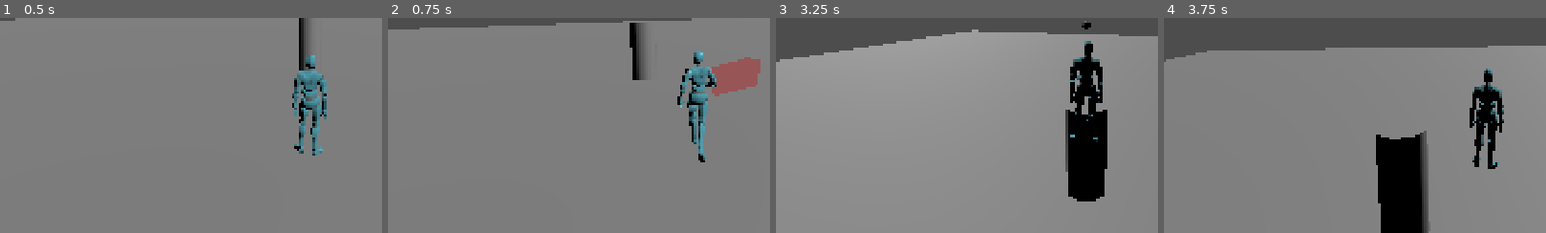
Above: before the commit, frames 1-4 (left to right).
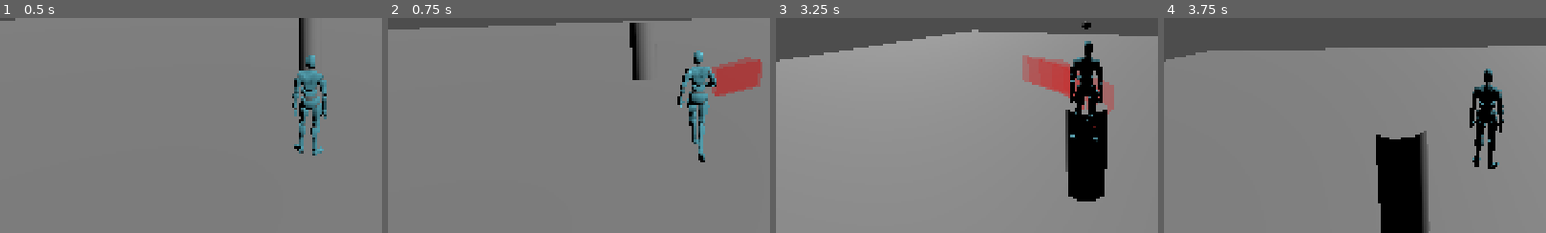
Above: after the commit, the same moments.

Repository: shroomiemies/GodscarCombatLab
Game: Godot game, scene res://scenes/tests/TestArena_Main.tscn
Two runs of this game, one before a commit and one after it. Both use one fixed random seed, a clock stepped at 60 frames per second and the inputs below.
Inputs (mouse positions are % of the whole screen's width and height, from its top left):
- Up to frame 1 (0.5 s): no input
- Up to frame 2 (0.75 s): tap Enter at 0.5 s; move the mouse to (55, 50) at 0.52 s; press the mouse at (55, 50) at 0.53 s; hold W (move_forward) from 0.53 s (still down)
- Up to frame 3 (3.25 s): keep holding W (move_forward); tap Space (jump) at 0.77, 1.52, 3.02 s; move the mouse to (45, 50) at 1.27 s; release the mouse at (45, 50) at 1.28 s; tap Tab (lock_on) at 1.35 s; move the mouse to (52, 48) at 2.02 s; hold Shift (sprint) 2.03-2.78 s; move the mouse to (49, 52) at 2.77 s; click (49, 52) at 2.85 s
- Up to frame 4 (3.75 s): keep holding W (move_forward); move the mouse to (57, 51) at 3.52 s; hold Tab (lock_on) from 3.53 s (still down)
The pictures show only the part of the screen within x 9-59%, y 38-88%; the shares and areas given below are measured in that part.

Frame 1 is identical in both runs. In frame 2, 1.5% of the frame differs, in the area x 85-98%, y 19-37%; in frame 3, 2.3%, in the area x 64-89%, y 17-52%; in frame 4, nothing differs.

Commit message:
minor bugfixes in hitbox emitter

Diff:
--- a/scripts/hit_detection/HitboxEmitter.gd
+++ b/scripts/hit_detection/HitboxEmitter.gd
@@ -221,7 +221,12 @@
 	hit_result.source = source_actor
 	hit_result.hit_position = hurtbox.global_position
 
-	print("Hit: ", hit_actor.name, " with ", current_attack_data.attack_id if current_attack_data != null else "unknown_attack")
+	var attack_id: StringName = &"unknown_attack"
+
+	if current_attack_data != null:
+		attack_id = current_attack_data.attack_id
+
+	print("Hit: ", hit_actor.name, " with ", attack_id)
 
 	hurtbox_hit.emit(hit_result)
 
@@ -310,7 +315,7 @@
 	mesh_instance.name = "DebugSweptTrace"
 
 	var array_mesh := ArrayMesh.new()
-	var arrays := []
+	var arrays: Array = []
 	arrays.resize(Mesh.ARRAY_MAX)
 
 	var vertices := PackedVector3Array()
@@ -329,7 +334,6 @@
 	# 6 current outer lower
 	# 7 current outer upper
 
-	# Six quad faces, two triangles each.
 	_add_quad_indices(indices, 0, 2, 3, 1) # previous sample face
 	_add_quad_indices(indices, 4, 5, 7, 6) # current sample face
 	_add_quad_indices(indices, 0, 1, 5, 4) # inner side
@@ -346,19 +350,29 @@
 	if debug_material != null:
 		mesh_instance.material_override = debug_material
 
-	# Important:
-	# Points are already world-space, so add this under the scene root
-	# rather than under the moving HitboxEmitter.
+	# Points are already world-space.
 	get_tree().current_scene.add_child(mesh_instance)
 
-	active_debug_meshes.append(mesh_instance)
-
-	if linger_time > 0.0:
-		var timer := get_tree().create_timer(linger_time)
-		timer.timeout.connect(func() -> void:
-			if is_instance_valid(mesh_instance):
-				mesh_instance.queue_free()
-		)
+	# Swept traces should linger instead of being cleared every frame.
+	lingering_debug_meshes.append(mesh_instance)
+
+	if linger_time <= 0.0:
+		return
+
+	var mesh_ref :Object = weakref(mesh_instance)
+	var timer := get_tree().create_timer(linger_time)
+
+	timer.timeout.connect(func() -> void:
+		var mesh := mesh_ref.get_ref() as Node3D
+
+		if mesh == null:
+			return
+
+		lingering_debug_meshes.erase(mesh)
+
+		if is_instance_valid(mesh):
+			mesh.queue_free()
+	)
 
 func _add_quad_indices(indices: PackedInt32Array, a: int, b: int, c: int, d: int) -> void:
 	indices.append(a)
